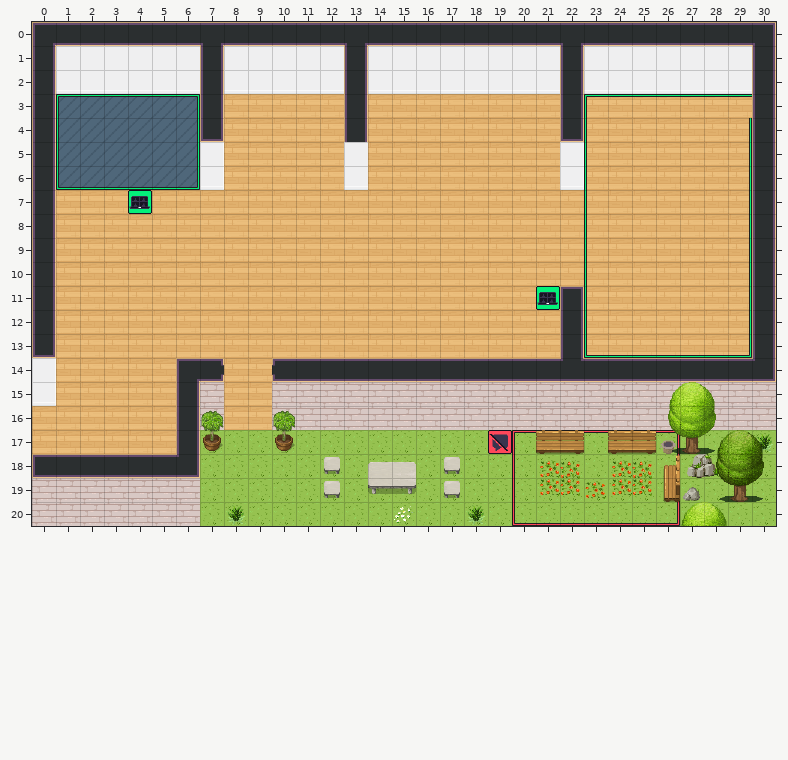
Tiled map (JSON) -- map.tmj. Above, as it was before the edit.
Cells are 32x32 px. Shown: x 0..30, y 0..20.
After:
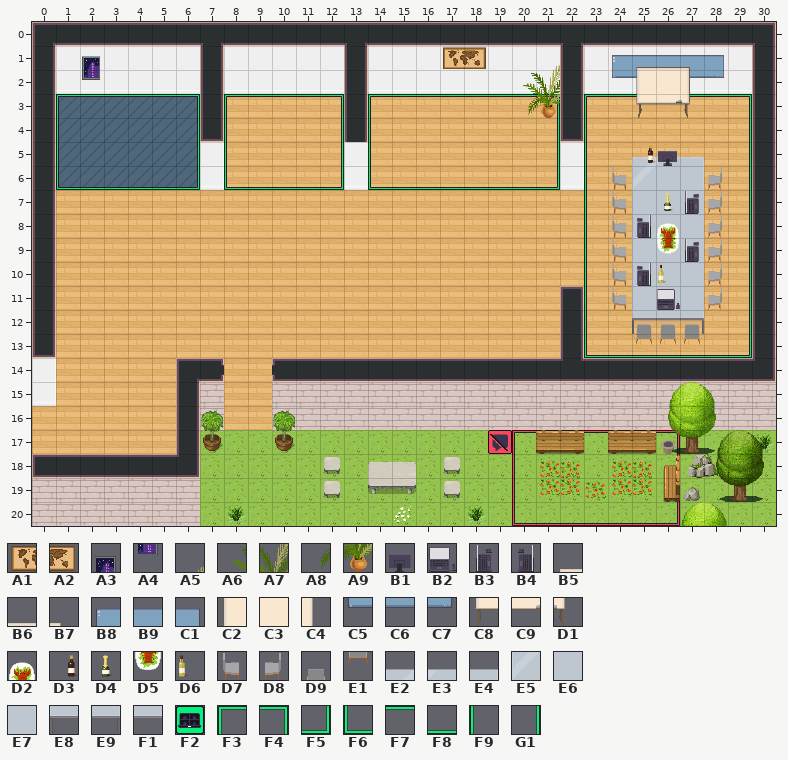
Key: from "WA_Decoration": A1 24, A2 25, A3 32, A4 44, A5 61, A6 72, A7 73, A8 84, A9 85; from "WA_Miscellaneous": B1 11, B2 23, B3 24, B4 25, B5 33, B6 34, B7 35, B8 40, B9 41, C1 42, C2 43, C3 44, C4 45, C5 50, C6 51, C7 52, C8 53, C9 54, D1 55, D2 90, D3 95, D4 96, D5 100, D6 105; from "WA_Seats": D7 119, D8 120, D9 126, E1 139; from "WA_Tables": E2 5, E3 6, E4 7, E5 15, E6 16, E7 17, E8 25, E9 27, F1 29; from "WA_User_Interface": F2 21, F3 161, F4 162, F5 163, F6 164, F7 165, F8 166, F9 167, G1 168.
__ is an empty cell.
Tiles of an added or newly shown layer are drawn over the layers below it.
Changes in this commit:
{"where": "layer \"floor/floor2\""}
{"y":3,"x":8,"old":"__ __ __ __ __","new":"F3 F7 F7 F7 F4"}
{"y":3,"x":14,"old":"__ __ __ __ __ __ __ __","new":"F3 F7 F7 F7 F7 F7 F7 F4"}
{"y":3,"x":29,"old":"F7","new":"F4"}
{"y":4,"x":8,"old":"__","new":"F9"}
{"y":4,"x":12,"old":"__","new":"G1"}
{"y":4,"x":14,"old":"__","new":"F9"}
{"y":4,"x":21,"old":"__","new":"G1"}
{"y":5,"x":8,"old":"__","new":"F9"}
{"y":5,"x":12,"old":"__","new":"G1"}
{"y":5,"x":14,"old":"__","new":"F9"}
{"y":5,"x":21,"old":"__","new":"G1"}
{"y":6,"x":8,"old":"__ __ __ __ __","new":"F6 F8 F8 F8 F5"}
{"y":6,"x":14,"old":"__ __ __ __ __ __ __ __","new":"F6 F8 F8 F8 F8 F8 F8 F5"}
{"y":7,"x":4,"old":"F2","new":"__"}
{"y":11,"x":21,"old":"F2","new":"__"}
{"where": "layer \"walls/walls2\""}
{"y":1,"x":2,"old":"__","new":"A3"}
{"y":1,"x":17,"old":"__ __","new":"A1 A2"}
{"y":2,"x":2,"old":"__","new":"A4"}
{"where": "layer \"furniture/furniture1\""}
{"y":1,"x":24,"old":"__ __ __ __ __","new":"B8 B9 B9 B9 C1"}
{"y":2,"x":24,"old":"__ __","new":"C5 C6"}
{"y":2,"x":27,"old":"__ __","new":"C6 C7"}
{"y":12,"x":25,"old":"__ __ __","new":"D9 D9 D9"}
{"y":13,"x":25,"old":"__ __ __","new":"E1 E1 E1"}
{"where": "layer \"furniture/furniture2\""}
{"y":1,"x":21,"old":"__","new":"A5"}
{"y":1,"x":25,"old":"__ __ __","new":"B5 B6 B7"}
{"y":2,"x":21,"old":"__","new":"A7"}
{"y":2,"x":25,"old":"__ __ __","new":"C2 C3 C4"}
{"y":3,"x":21,"old":"__","new":"A9"}
{"y":3,"x":25,"old":"__ __ __","new":"C8 C9 D1"}
{"y":5,"x":25,"old":"__ __ __","new":"E2 E3 E4"}
{"y":6,"x":24,"old":"__ __ __ __ __","new":"D7 E5 E6 E7 D8"}
{"y":7,"x":24,"old":"__ __ __ __ __","new":"D7 E6 E6 E6 D8"}
{"y":8,"x":24,"old":"__ __ __ __ __","new":"D7 E6 E6 E6 D8"}
{"y":9,"x":24,"old":"__ __ __ __ __","new":"D7 E6 E6 E6 D8"}
{"y":10,"x":24,"old":"__ __ __ __ __","new":"D7 E6 E6 E6 D8"}
{"y":11,"x":24,"old":"__ __ __ __ __","new":"D7 E6 E6 E6 D8"}
{"y":12,"x":25,"old":"__ __ __","new":"E8 F1 E9"}
{"where": "layer \"furniture/tabletops\" (added)"}
{"y":5,"x":25,"old":"__ __","new":"D3 B1"}
{"y":7,"x":26,"old":"__ __","new":"D4 B3"}
{"y":8,"x":25,"old":"__ __","new":"B4 D2"}
{"y":9,"x":26,"old":"__ __","new":"D5 B3"}
{"y":10,"x":25,"old":"__ __","new":"B4 D6"}
{"y":11,"x":26,"old":"__","new":"B2"}
{"where": "layer \"above/above1\""}
{"y":2,"x":20,"old":"__","new":"A6"}
{"y":3,"x":20,"old":"__","new":"A8"}
{"label":"added","picture_box":[82,56,100,80]}
{"label":"added","picture_box":[368,47,560,190]}
{"label":"changed","picture_box":[612,55,752,118]}
{"label":"added","picture_box":[224,94,344,190]}
{"label":"added","picture_box":[612,145,722,345]}
{"label":"removed","picture_box":[128,190,152,214]}
{"label":"removed","picture_box":[536,286,560,310]}
